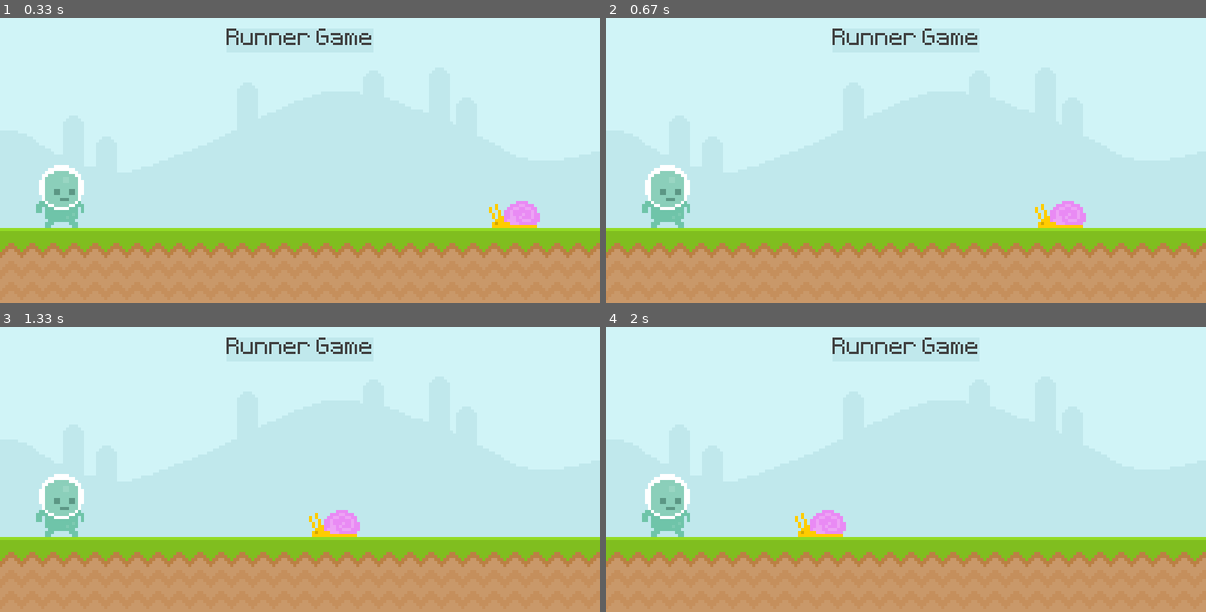
Above: before the commit, frames 1-4 (two rows, left to right).
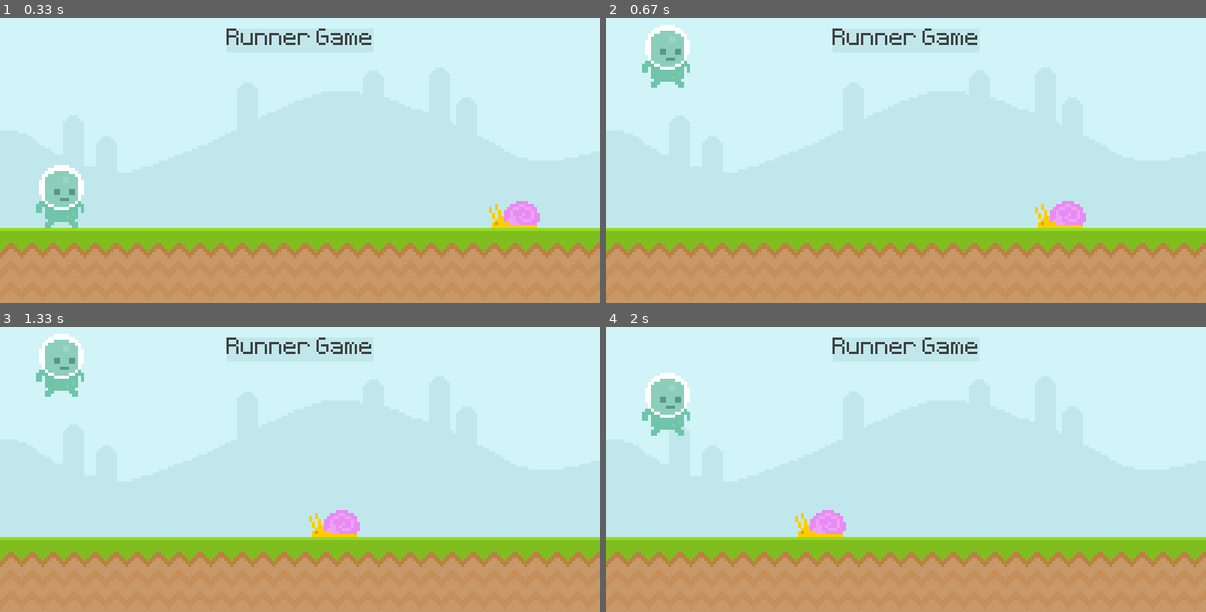
Above: after the commit, the same moments.

Repository: Computational-Simulation-Projects/Clear-Code-the-ultimate-introduction-to-PyGame
Game: pygame game, started from main.py
Two runs of this game, one before a commit and one after it. Both use one fixed random seed, a clock stepped at 60 frames per second and the inputs below.
Inputs (mouse positions are in pixels of both pictures, inside the frame that each line leads up to):
- Up to frame 1 (0.33 s): no input
- Up to frame 2 (0.67 s): press the mouse at (666, 197) at 0.37 s; move the mouse to (774, 134) at 0.47 s; release the mouse at (882, 72) at 0.6 s
- Up to frame 3 (1.33 s): tap Space at 0.67 s; press the mouse at (60, 506) at 1.03 s; move the mouse to (120, 458) at 1.13 s; release the mouse at (174, 412) at 1.27 s
- Up to frame 4 (2 s): tap Space at 1.83 s

Frame 1 is identical in both runs. In frame 2, 2.6% of the frame differs, in the area x 6-14%, y 2-74%; in frame 3, 2.6%; in frame 4, 2.6%.

Commit message:
added-player-jump-and-player-floor

Diff:
--- a/main.py
+++ b/main.py
@@ -40,6 +40,7 @@
     './graphics/Player/player_walk_1.png').convert_alpha()
 # takes a surface and returns a rectangle
 player_rect = player_surf.get_rect(midbottom=(80, 300))
+player_gravity = 0
 
 # create the game loop
 game_running = True
@@ -50,17 +51,14 @@
             # the game quits when the user has clicked the close button of the window
             game_running = False
 
+        if event.type == pygame.MOUSEBUTTONDOWN:
+            if event.button == 1:
+                if player_rect.collidepoint(event.pos) and player_rect.bottom >= 300:
+                    player_gravity = -20
+
         if event.type == pygame.KEYDOWN:
-            if event.key == pygame.K_SPACE:
-                print('space key pressed')
-
-        if event.type == pygame.KEYUP:
-            if event.key == pygame.K_SPACE:
-                print('space key released')
-
-        # if event.type == pygame.MOUSEMOTION:
-        #     if player_rect.collidepoint(event.pos):
-        #         print('Collision!')
+            if event.key == pygame.K_SPACE and player_rect.bottom >= 300:
+                player_gravity = -20
 
     # draw all the elements
     # fill the screen with black to reset the screen every frame
@@ -89,20 +87,14 @@
     else:
         snail_rect.x -= 4
 
-    # get all the keyboard input
-    # keys = pygame.key.get_pressed()
-    # if keys[pygame.K_SPACE]:
-    #     print('Space pressed')
+    # update the player gravity and position
+    player_gravity += 1
+    player_rect.y += player_gravity
 
-    # check if the player has collided with the snail or not
-    # if player_rect.colliderect(snail_rect):
-    #     print('Collision!')
-    #     game_running = False
-
-    # mouse_pos = pygame.mouse.get_pos()
-    # if player_rect.collidepoint(mouse_pos):
-    #     # returns a tuple of booleans of the mouse buttons left, middle, right
-    #     print(pygame.mouse.get_pressed())
+    # check if the player is on the ground
+    if player_rect.bottom >= 300:
+        player_gravity = 0
+        player_rect.bottom = 300
 
     pygame.display.update()  # updates the display
     clock.tick(60)  # 60 frames per second
